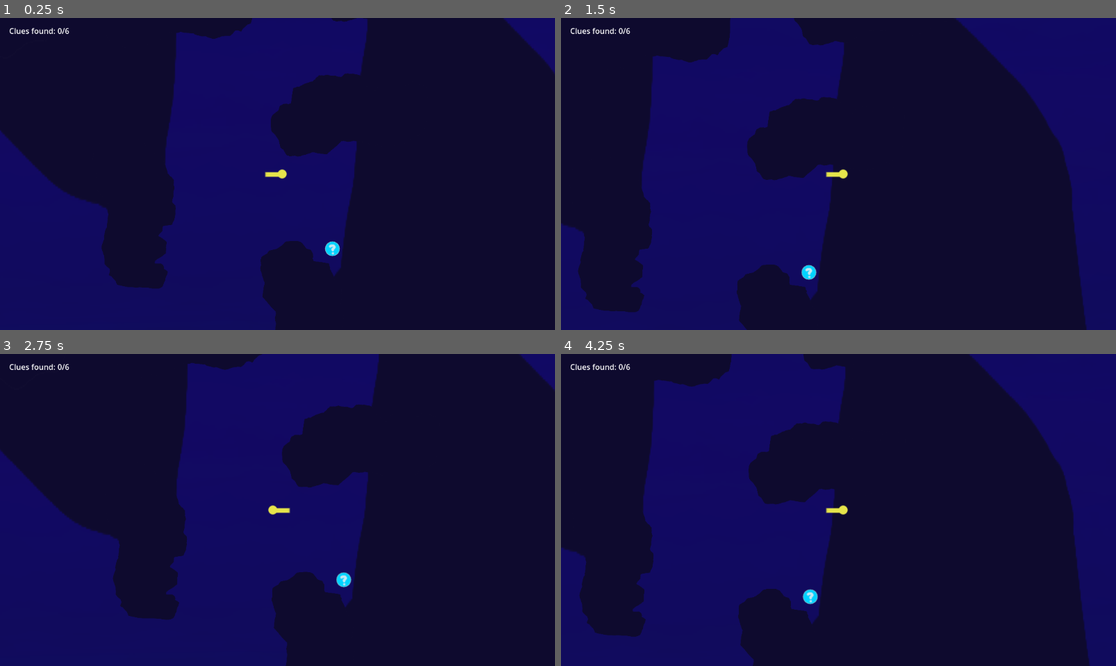
Above: before the commit, frames 1-4 (two rows, left to right).
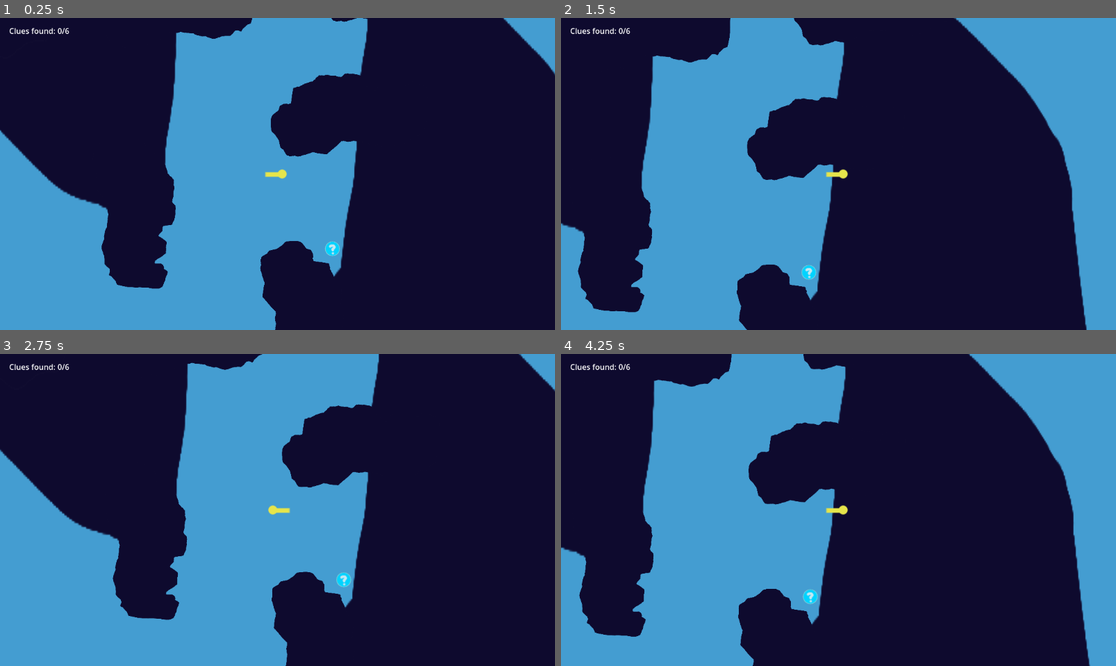
Above: after the commit, the same moments.

Repository: screenpotato/WAVES-next-hit
Game: Godot game, scene res://src/main.tscn
Two runs of this game, one before a commit and one after it. Both use one fixed random seed, a clock stepped at 60 frames per second and the inputs below.
Inputs:
- Up to frame 1 (0.25 s): no input
- Up to frame 2 (1.5 s): tap Enter (ui_accept) at 0.5, 0.77 s; hold Right (ui_right) from 0.53 s (still down)
- Up to frame 3 (2.75 s): tap Enter (ui_accept) at 1.52, 2 s; release Right (ui_right) at 2.03 s; hold Left (ui_left) from 2.03 s (still down)
- Up to frame 4 (4.25 s): release Left (ui_left) at 2.78 s; hold Right (ui_right) from 2.78 s (still down); tap Enter (ui_accept) at 3.02, 3.77 s

The runs differ from the first frame. In frame 1, 37% of the frame differs, in the area x 0-100%, y 0-100%; in frame 2, 39%; in frame 3, 39%; in frame 4, 39%.

Commit message:
change background color to look more lake-like

Diff:
--- a/src/main.tscn
+++ b/src/main.tscn
@@ -12,7 +12,15 @@
 [node name="Main" type="Node2D"]
 script = ExtResource("1_rlaii")
 
+[node name="ColorRect" type="ColorRect" parent="."]
+offset_left = -4750.0
+offset_top = -2659.0
+offset_right = 4135.0
+offset_bottom = 2107.0
+color = Color(0.26666668, 0.6156863, 0.81960785, 1)
+
 [node name="TextureRect" type="TextureRect" parent="."]
+visible = false
 offset_left = -4533.0
 offset_top = -1854.0
 offset_right = 3894.0
Not shown: 1 places in src/main.tscn that only renumber resources
